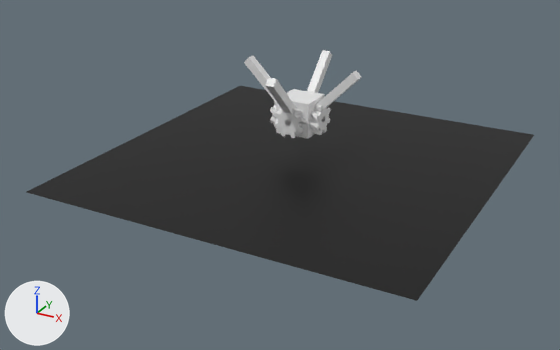
A saved change to the Blender file gameDirectory/src/assets/archnobot.blend.
Before and after are seen from a camera (50 mm lens) standing at (19.6, -38.5, 18.0) and looking at (-0.5, -1.9, -0.3). The lights are fixed; the arrows at lower left show +X, +Y and +Z.

The scene before the commit, as lines of its bpy script (objects in view):
```python
ob_body = bpy.data.objects.new('body', me_cube_001)
ob_body.location = (-0.18, 0.05, 2.75)
ob_gear = bpy.data.objects.new('Gear', me_gear)
ob_gear.parent = ob_body
ob_gear.location = (-1.19, 0.0, 1.809)
ob_gear.rotation_euler = (0.0, 1.571, 0.0)  # degrees (0, 90, 0)
ob_gear.scale = (0.763, 0.763, 0.763)
ob_gear_002 = bpy.data.objects.new('Gear.002', me_gear)
ob_gear_002.parent = ob_body
ob_gear_002.location = (1.19, 0.0, 1.809)
ob_gear_002.rotation_euler = (3.142, 1.571, 0.0)  # degrees (180, 90, 0)
ob_gear_002.scale = (0.763, 0.763, 0.763)
ob_gear_003 = bpy.data.objects.new('Gear.003', me_gear)
ob_gear_003.parent = ob_body
ob_gear_003.location = (0.0, -1.19, 1.809)
ob_gear_003.rotation_euler = (4.712, 1.571, 0.0)  # degrees (270, 90, 0)
ob_gear_003.scale = (0.763, 0.763, 0.763)
ob_plane = bpy.data.objects.new('Plane', me_plane)
ob_plane.location = (0.0, 0.0, 0.0)
ob_plane.scale = (11.3, 11.3, 11.3)
ob_vert = bpy.data.objects.new('Vert', me_vert)
ob_vert.parent = ob_body
ob_vert.location = (-0.548, 0.0, 1.578)
ob_vert.rotation_euler = (0.0, -0.785, 0.0)  # degrees (0, -45, 0)
ob_vert_001 = bpy.data.objects.new('Vert.001', me_vert)
ob_vert_001.parent = ob_body
ob_vert_001.location = (0.0, 0.548, 1.578)
ob_vert_001.rotation_euler = (0.0, -0.785, -1.571)  # degrees (0, -45, -90)
ob_vert_002 = bpy.data.objects.new('Vert.002', me_vert)
ob_vert_002.parent = ob_body
ob_vert_002.location = (0.548, 0.0, 1.578)
ob_vert_002.rotation_euler = (0.0, -0.785, -3.142)  # degrees (0, -45, -180)
ob_vert_003 = bpy.data.objects.new('Vert.003', me_vert)
ob_vert_003.parent = ob_body
ob_vert_003.location = (0.0, -0.548, 1.578)
ob_vert_003.rotation_euler = (0.0, -0.785, -4.712)  # degrees (0, -45, -270)
```
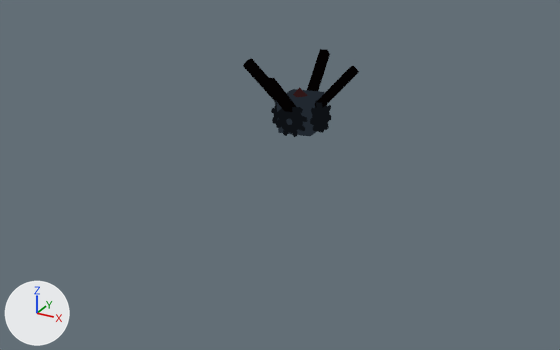
The change, as a diff of the scene's bpy script:
```diff
--- a/gameDirectory/src/assets/archnobot.blend.py
+++ b/gameDirectory/src/assets/archnobot.blend.py
@@ mat_dark @@
+mat_dark = bpy.data.materials.new('dark')
+# nodes: Emission, OutputMaterial, ValToRGB
+# colours: black #0e1115, black #151c20
@@ mat_grey @@
+mat_grey = bpy.data.materials.new('grey')
+# nodes: Emission, OutputMaterial, ValToRGB
+# colours: black #151c20, dark blue #212830, dark blue #2b3a43
@@ mat_red_001 @@
+mat_red_001 = bpy.data.materials.new('red.001')
+# nodes: Emission, OutputMaterial, ValToRGB
+# colours: black #040202, black #0e1115
@@ mat_red @@
+mat_red = bpy.data.materials.new('red')
+# nodes: Emission, OutputMaterial, ValToRGB
+# colours: brown #301617, red #ff1e1e
@@ me_vert @@
 me_vert.from_pydata(...)  # 4 vertices, 0 faces, 3 loose edges; spans x 0.15, y 0.0, z 0.32..4.32
+me_vert.materials.append(mat_red_001)
@@ me_cube_001 @@
 me_cube_001.from_pydata(...)  # 8 vertices, 6 faces; spans x -1.05..1.05, y -1.05..1.05, z -0.83..1.27
+me_cube_001.materials.append(mat_grey)
@@ me_gear @@
 me_gear.from_pydata(...)  # 224 vertices, 192 faces; spans x -1.24..1.24, y -1.24..1.24, z -0.44..0.44
+me_gear.materials.append(mat_dark)
@@ me_cone @@
+me_cone.from_pydata([(0.0, 1.0, -0.5), (1.0, 0.0, -0.5), (0.0, -1.0, -0.5), (-1.0, 0.0, -0.5), (0.0, 0.0, 0.5)], [], [(0, 4, 1), (1, 4, 2), (0, 1, 2, 3), (2, 4, 3), (3, 4, 0)])
+me_cone.materials.append(mat_red)
@@ ob_vert @@
 ob_vert.parent = ob_body
-ob_vert.matrix_parent_inverse = Matrix(((1.0, 0.0, 0.0, 0.0), (0.0, 1.0, 0.0, 0.0), (0.0, 0.0, 1.0, -1.691), (0.0, 0.0, 0.0, 1.0)))
-ob_vert.location = (-0.548, 0.0, 1.578)
+ob_vert.matrix_parent_inverse = Matrix(((1.0, 0.0, 0.0, 0.175), (0.0, 1.0, 0.0, -0.0472), (0.0, 0.0, 1.0, -2.754), (0.0, 0.0, 0.0, 1.0)))
+ob_vert.location = (-0.723, 0.0472, 2.641)
 ob_vert.rotation_euler = (0.0, -0.785, 0.0)  # degrees (0, -45, 0)
@@ ob_body @@
 ob_body = bpy.data.objects.new('body', me_cube_001)
-ob_body.location = (-0.18, 0.05, 2.75)
+ob_body.location = (-0.29, 0.42, 2.69)
+ob_body.rotation_euler = (0.00892, -0.0684, 0.0)  # degrees (0.5, -3.9, 0)
@@ ob_gear @@
 ob_gear.parent = ob_body
-ob_gear.matrix_parent_inverse = Matrix(((1.0, 0.0, 0.0, 0.0), (0.0, 1.0, 0.0, 0.0), (0.0, 0.0, 1.0, -1.691), (0.0, 0.0, 0.0, 1.0)))
-ob_gear.location = (-1.19, 0.0, 1.809)
+ob_gear.matrix_parent_inverse = Matrix(((1.0, 0.0, 0.0, 0.175), (0.0, 1.0, 0.0, -0.0472), (0.0, 0.0, 1.0, -2.754), (0.0, 0.0, 0.0, 1.0)))
+ob_gear.location = (-1.365, 0.0472, 2.872)
 ob_gear.rotation_euler = (0.0, 1.571, 0.0)  # degrees (0, 90, 0)
@@ ob_vert_001 @@
 ob_vert_001.parent = ob_body
-ob_vert_001.matrix_parent_inverse = Matrix(((1.0, 0.0, 0.0, 0.0), (0.0, 1.0, 0.0, 0.0), (0.0, 0.0, 1.0, -1.691), (0.0, 0.0, 0.0, 1.0)))
-ob_vert_001.location = (0.0, 0.548, 1.578)
+ob_vert_001.matrix_parent_inverse = Matrix(((1.0, 0.0, 0.0, 0.175), (0.0, 1.0, 0.0, -0.0472), (0.0, 0.0, 1.0, -2.754), (0.0, 0.0, 0.0, 1.0)))
+ob_vert_001.location = (-0.175, 0.595, 2.641)
 ob_vert_001.rotation_euler = (0.0, -0.785, -1.571)  # degrees (0, -45, -90)
@@ ob_vert_002 @@
 ob_vert_002.parent = ob_body
-ob_vert_002.matrix_parent_inverse = Matrix(((1.0, 0.0, 0.0, 0.0), (0.0, 1.0, 0.0, 0.0), (0.0, 0.0, 1.0, -1.691), (0.0, 0.0, 0.0, 1.0)))
-ob_vert_002.location = (0.548, 0.0, 1.578)
+ob_vert_002.matrix_parent_inverse = Matrix(((1.0, 0.0, 0.0, 0.175), (0.0, 1.0, 0.0, -0.0472), (0.0, 0.0, 1.0, -2.754), (0.0, 0.0, 0.0, 1.0)))
+ob_vert_002.location = (0.373, 0.0472, 2.641)
 ob_vert_002.rotation_euler = (0.0, -0.785, -3.142)  # degrees (0, -45, -180)
@@ ob_gear_002 @@
 ob_gear_002.parent = ob_body
-ob_gear_002.matrix_parent_inverse = Matrix(((1.0, 0.0, 0.0, 0.0), (0.0, 1.0, 0.0, 0.0), (0.0, 0.0, 1.0, -1.691), (0.0, 0.0, 0.0, 1.0)))
-ob_gear_002.location = (1.19, 0.0, 1.809)
+ob_gear_002.matrix_parent_inverse = Matrix(((1.0, 0.0, 0.0, 0.175), (0.0, 1.0, 0.0, -0.0472), (0.0, 0.0, 1.0, -2.754), (0.0, 0.0, 0.0, 1.0)))
+ob_gear_002.location = (1.014, 0.0472, 2.872)
 ob_gear_002.rotation_euler = (3.142, 1.571, 0.0)  # degrees (180, 90, 0)
@@ ob_vert_003 @@
 ob_vert_003.parent = ob_body
-ob_vert_003.matrix_parent_inverse = Matrix(((1.0, 0.0, 0.0, 0.0), (0.0, 1.0, 0.0, 0.0), (0.0, 0.0, 1.0, -1.691), (0.0, 0.0, 0.0, 1.0)))
-ob_vert_003.location = (0.0, -0.548, 1.578)
+ob_vert_003.matrix_parent_inverse = Matrix(((1.0, 0.0, 0.0, 0.175), (0.0, 1.0, 0.0, -0.0472), (0.0, 0.0, 1.0, -2.754), (0.0, 0.0, 0.0, 1.0)))
+ob_vert_003.location = (-0.175, -0.501, 2.641)
 ob_vert_003.rotation_euler = (0.0, -0.785, -4.712)  # degrees (0, -45, -270)
@@ ob_gear_003 @@
 ob_gear_003.parent = ob_body
-ob_gear_003.matrix_parent_inverse = Matrix(((1.0, 0.0, 0.0, 0.0), (0.0, 1.0, 0.0, 0.0), (0.0, 0.0, 1.0, -1.691), (0.0, 0.0, 0.0, 1.0)))
-ob_gear_003.location = (0.0, -1.19, 1.809)
+ob_gear_003.matrix_parent_inverse = Matrix(((1.0, 0.0, 0.0, 0.175), (0.0, 1.0, 0.0, -0.0472), (0.0, 0.0, 1.0, -2.754), (0.0, 0.0, 0.0, 1.0)))
+ob_gear_003.location = (-0.175, -1.142, 2.872)
 ob_gear_003.rotation_euler = (4.712, 1.571, 0.0)  # degrees (270, 90, 0)
@@ ob_plane @@
 ob_plane.scale = (11.3, 11.3, 11.3)
+ob_plane.hide_render = True
@@ ob_cone @@
+ob_cone = bpy.data.objects.new('Cone', me_cone)
+ob_cone.parent = ob_body
+ob_cone.location = (0.235, 0.0824, 3.843)
```

Boxes [x1, y1, x2, y2] around the edits, measured in the pictures (560 x 350 px):
'Plane', hidden (black): before [27, 86, 534, 301]
'body', recoloured, moved, turned: before [276, 89, 325, 139]; after [276, 89, 324, 136]
'Vert.002', recoloured, moved, turned: before [315, 71, 362, 110]; after [315, 66, 359, 108]
'Gear.003', recoloured, moved, turned: before [274, 108, 306, 138]; after [275, 107, 307, 137]
'Vert.001', recoloured, moved, turned: before [307, 50, 332, 93]; after [307, 49, 330, 91]
'Gear.002', recoloured, moved, turned: before [309, 103, 331, 135]; after [310, 100, 331, 132]
'Vert.003', recoloured, moved, turned: before [265, 78, 296, 113]; after [264, 77, 296, 112]
'Vert', recoloured, moved, turned: before [244, 56, 274, 100]; after [243, 58, 275, 100]
'Gear', recoloured, moved, turned: before [270, 99, 276, 127]; after [271, 100, 278, 127]
'Cone', added: after [293, 87, 308, 97]
